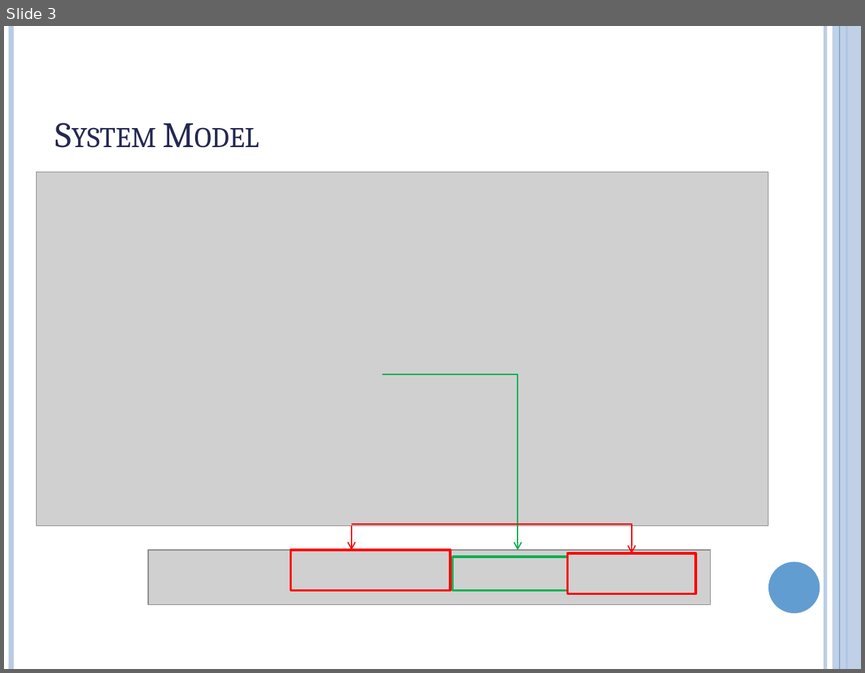
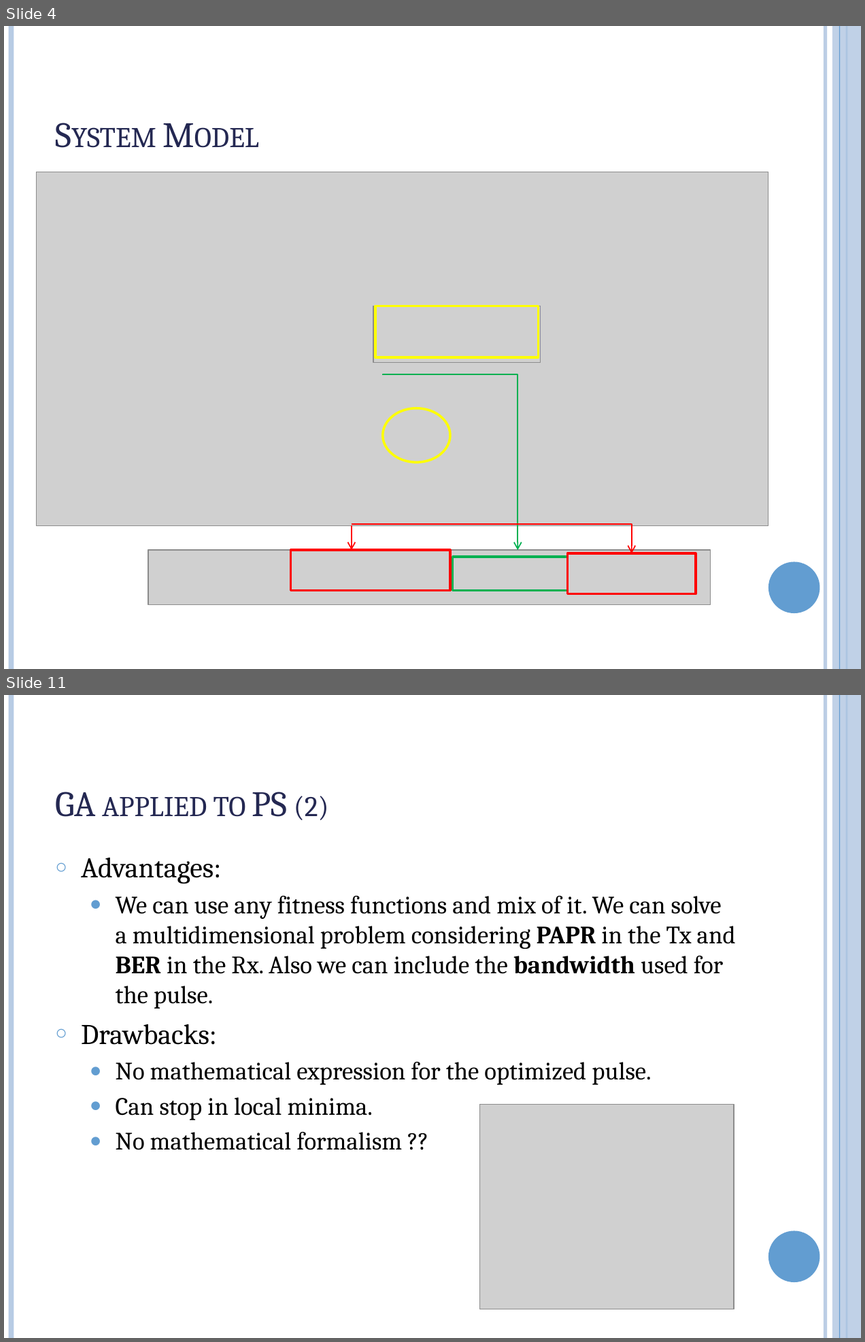
Before and after one commit to hanlinzhushe/SC-FDMA-python, a slide deck: Presentation1.pptx. Shown one above the other, each under a label of ours: slide 3 before the commit, slides 4 and 11 after it; the slides between them are not shown. The pictures are 865x673 and 865x1342 pixels, drawn with LibreOffice and Linux fonts; fonts in the diff are those of the drawing; grey boxes stand for pictures. Boxes give left, top, right and bottom in pixels: in the first picture for what was removed or moved away, otherwise in the second. Text is boxed around its words. In the diff, an @@ line names an element or a change of style, - is before the commit and + after.

```diff
--- a/Presentation1.pptx
+++ b/Presentation1.pptx
@@ slide 11 added at bbox=[4, 695, 861, 1338], background #FFFFFF; not listed: 6 template elements that a slide beside it also shows @@
@@ title added at bbox=[55, 792, 329, 820], 30 pt, text #242852, small capitals @@
+GA applied to PS (2)
@@ text added at bbox=[81, 858, 736, 1150], 21 pt, text #000000 @@
+○ Advantages:
+  ● We can use any fitness functions and mix of it. We can solve a multidimensional problem considering PAPR in the Tx and BER in the Rx. Also we can include the bandwidth used for the pulse.
+○ Drawbacks:
+  ● No mathematical expression for the optimized pulse.
+  ● Can stop in local minima.
+  ● No mathematical formalism ??
@@ picture added at bbox=[479, 1104, 734, 1308] @@
@@ what was slide 3 is now slide 4 @@
@@ slide 4 changed as well @@
@@ picture added at bbox=[373, 306, 541, 363] @@
@@ rectangle added at bbox=[376, 306, 538, 358], outline #FFFF00 2 pt @@
@@ ellipse added at bbox=[383, 408, 450, 462], outline #FFFF00 2 pt @@
```
Also in this commit, not shown: 1 other slide changed, 10 other slides added, 1 slide removed, 2 other files.
